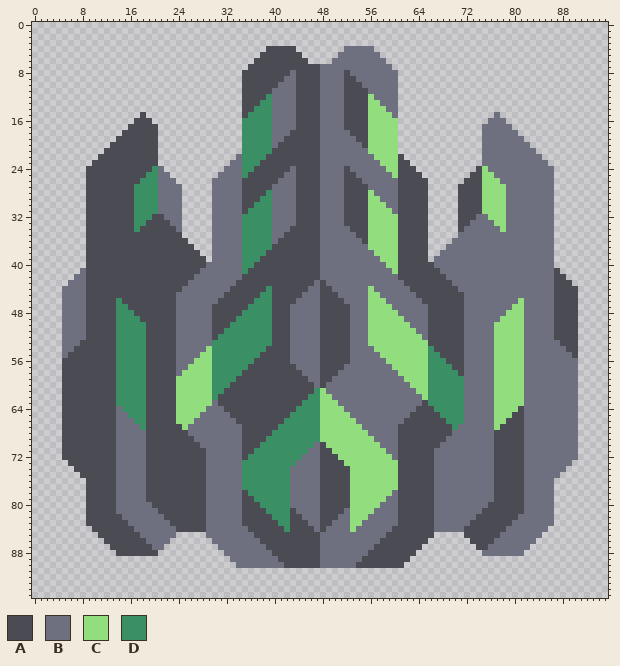
File history of a sprite sheet, core/assets-raw/sprites/blocks/turrets/titan/titan-preview.png. The picture above was drawn from the file before the commit.
The file is 96x96 pixels.
Palette (. is transparent): A #4a4b53  B #6e7080  C #92dd7e  D #3a8f64
New version:
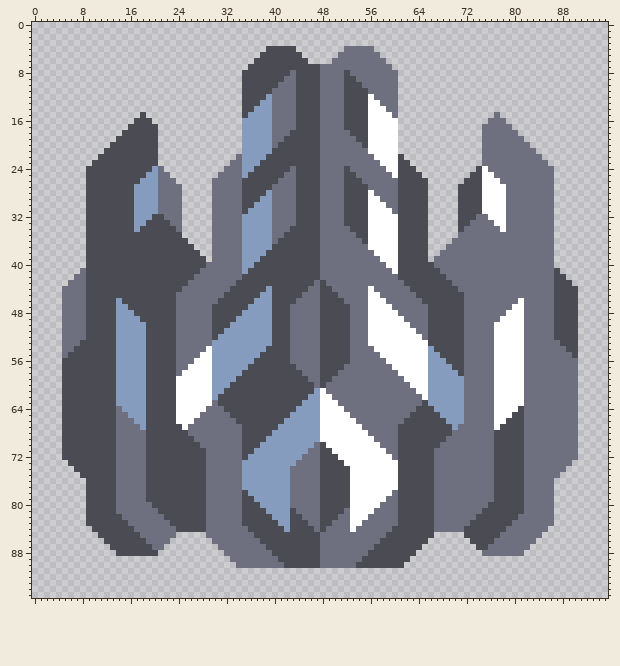
Commit message: Titan recolor + complaining
The exact change:
Colour C changes from #92dd7e to #ffffff.
Colour D changes from #3a8f64 to #869cbe.
Boxes around the changes in both pictures, in picture pixels (x1, y1, x2, y2):
changed: (176, 94, 464, 532)
changed: (134, 166, 158, 232)
changed: (482, 166, 506, 232)
changed: (116, 298, 146, 430)
changed: (494, 298, 524, 430)
